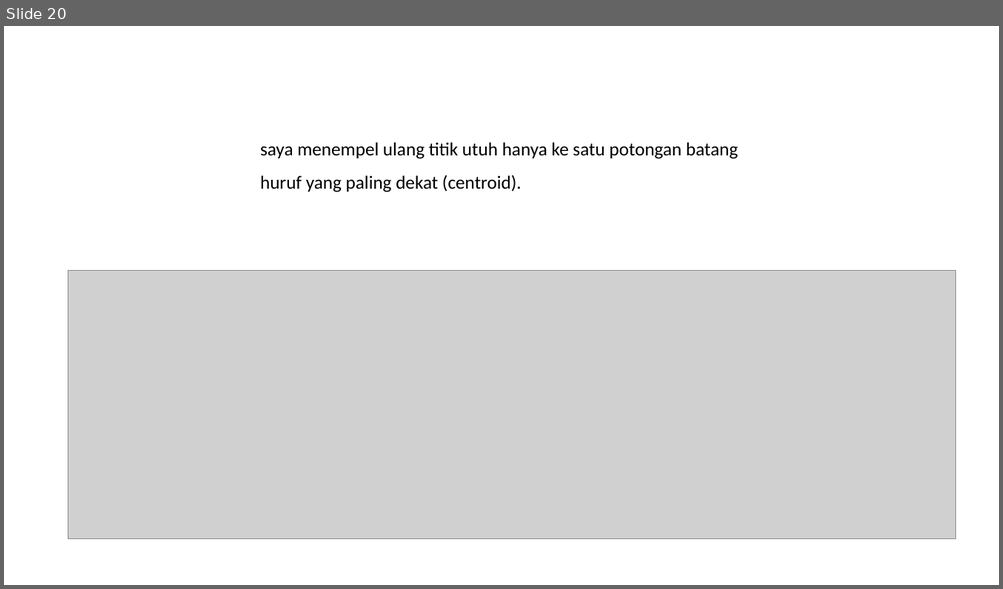
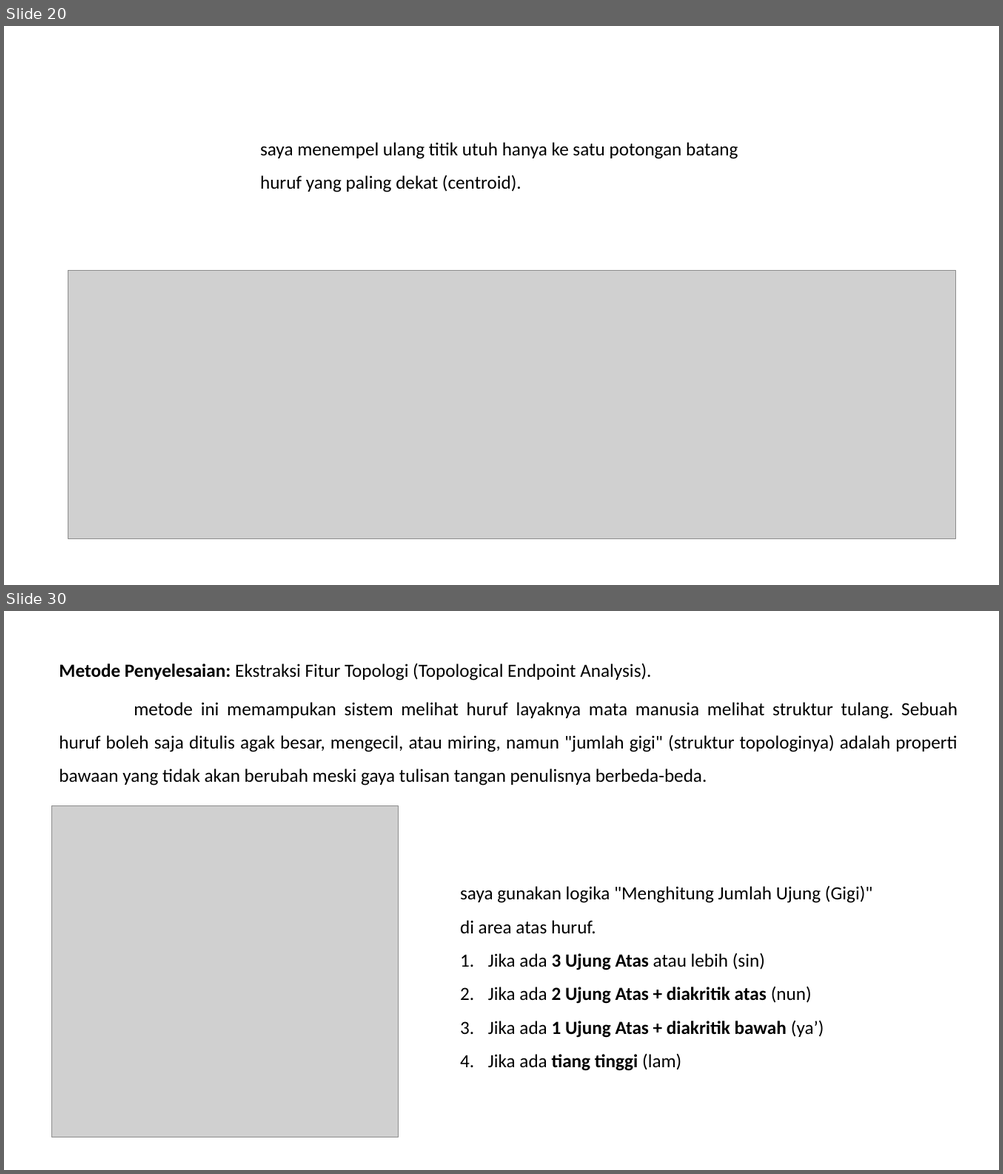
Before and after one commit to fajrullll/TA, a slide deck: LAPORAN PROGRES TUGAS AKHIR.pptx. Shown one above the other, each under a label of ours: slide 20 before the commit, slides 20 and 30 after it; the slides between them are not shown. The pictures are 1003x589 and 1003x1174 pixels, drawn with LibreOffice and Linux fonts; fonts in the diff are those of the drawing; grey boxes stand for pictures. Boxes give left, top, right and bottom in pixels: in the first picture for what was removed or moved away, otherwise in the second. Text is boxed around its words. In the diff, an @@ line names an element or a change of style, - is before the commit and + after.

```diff
--- a/LAPORAN PROGRES TUGAS AKHIR.pptx
+++ b/LAPORAN PROGRES TUGAS AKHIR.pptx
@@ slide 30 added at (4,611,999,1170), background #FFFFFF @@
@@ text added at (59,663,651,681), 18 pt, text #000000 @@
+Metode Penyelesaian: Ekstraksi Fitur Topologi (Topological Endpoint Analysis).
@@ text added at (59,702,957,786), 18 pt, text #000000 @@
+metode ini memampukan sistem melihat huruf layaknya mata manusia melihat struktur tulang. Sebuah huruf boleh saja ditulis agak besar, mengecil, atau miring, namun "jumlah gigi" (struktur topologinya) adalah properti bawaan yang tidak akan berubah meski gaya tulisan tangan penulisnya berbeda-beda.
@@ picture added at (52,806,398,1137) @@
@@ text added at (460,886,873,1071), 18 pt, text #000000 @@
+saya gunakan logika "Menghitung Jumlah Ujung (Gigi)" di area atas huruf.
+1. Jika ada 3 Ujung Atas atau lebih (sin)
+2. Jika ada 2 Ujung Atas + diakritik atas (nun)
+3. Jika ada 1 Ujung Atas + diakritik bawah (ya’)
+4. Jika ada tiang tinggi (lam)
```
Also in this commit, not shown: 23 other slides added, 13 other files.
